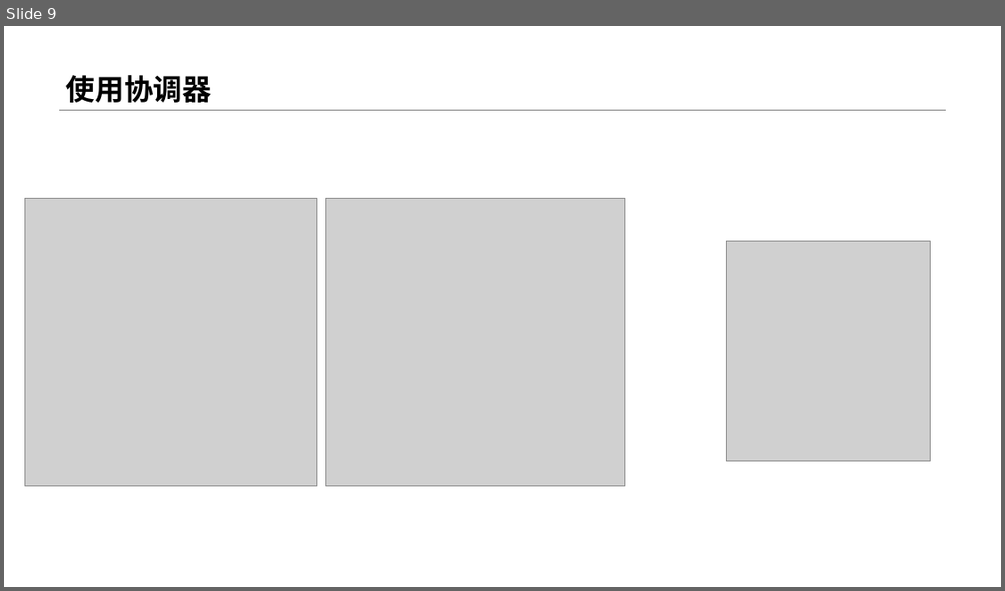
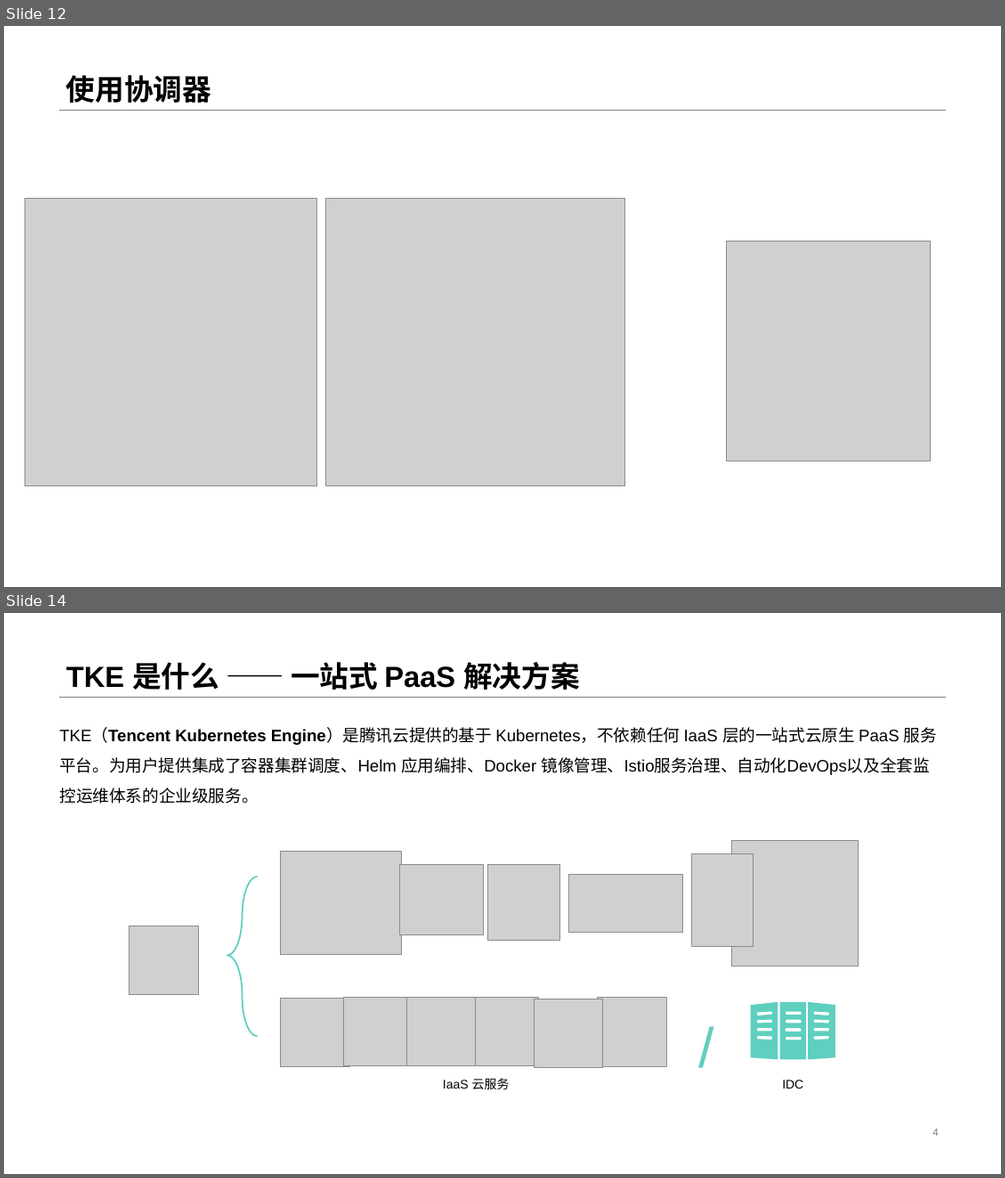
Before and after one commit to geffzhang/DockerStarted, a slide deck: 基于K8s开发.NET Core 云原生应用.pptx. Shown one above the other, each under a label of ours: slide 9 before the commit, slides 12 and 14 after it; the slides between them are not shown. The pictures are 1005x591 and 1005x1178 pixels, drawn with LibreOffice and Linux fonts; fonts in the diff are those of the drawing; grey boxes stand for pictures. Boxes give left, top, right and bottom in pixels: in the first picture for what was removed or moved away, otherwise in the second. Text is boxed around its words. In the diff, an @@ line names an element or a change of style, - is before the commit and + after.

```diff
--- a/基于K8s开发.NET Core 云原生应用.pptx
+++ b/基于K8s开发.NET Core 云原生应用.pptx
@@ slide 14 added at (4,613,1001,1174), background #FFFFFF; not listed: 1 template element that a slide beside it also shows @@
@@ title added at (66,662,580,690), 28 pt, text #000000, bold @@
+TKE 是什么 —— 一站式 PaaS 解决方案
@@ text added at (59,727,937,803), 16 pt, text #000000 @@
+TKE（Tencent Kubernetes Engine）是腾讯云提供的基于 Kubernetes，不依赖任何 IaaS 层的一站式云原生 PaaS 服务平台。为用户提供集成了容器集群调度、Helm 应用编排、Docker 镜像管理、Istio服务治理、自动化DevOps以及全套监控运维体系的企业级服务。
@@ group added at (129,840,858,1089): 13 pictures, 3 texts, 1 left brace, 1 freeform shape @@
+IaaS 云服务
+IDC
+/
@@ text added at (932,1128,938,1135), 10 pt, text #808080 @@
+4
@@ what was slide 9 is now slide 12 @@
```
Also in this commit, not shown: 1 slide changed, 7 other slides added, 4 slides removed.
